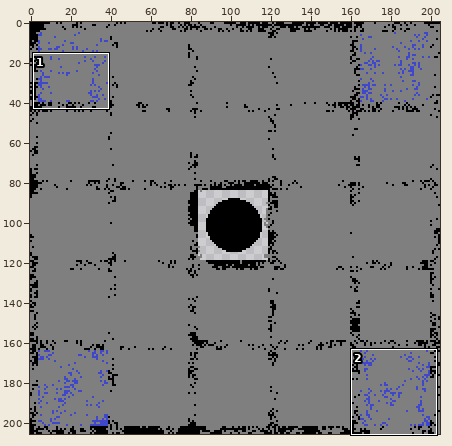
A sprite sheet gets an edit: images/cards/lost_maneuver.png. Above, an overview of the earlier version with the close-up marked.
Close-up. The starting point:
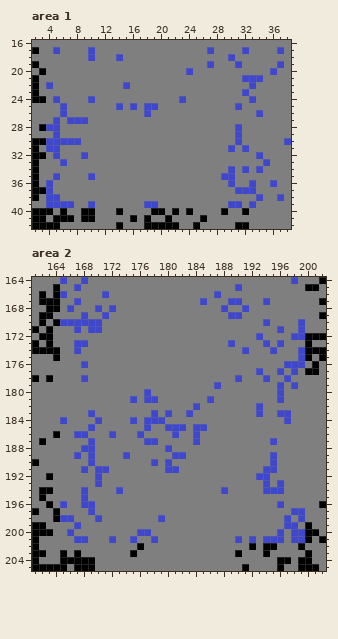
The file is 205x206 pixels. Shown: area 1: x 2..38, y 16..42; area 2: x 161..202, y 164..205. The commit also changed other parts of the picture, which this record leaves out.
Once edited:
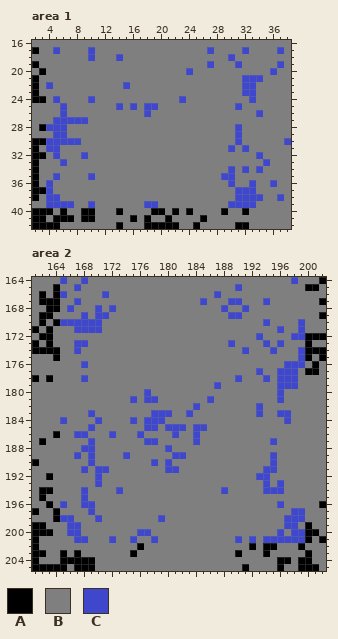
Palette (. is transparent): A #000000  B #7f7f7f  C #3f48cc
Change:
Area 1:
y 22: x 32 B -> C
y 23: x 33 B -> C
y 27..29: x 6 B -> C
y 38: x 31..33 BBB -> CCC
y 39: x 32 B -> C
Area 2:
y 169: x 170 B -> C
y 171: x 168 B -> C
y 177: x 197 B -> C
y 178: x 196 B -> C; x 198 B -> C
y 179: x 197 B -> C
y 183: x 179 B -> C
y 185: x 178 B -> C
y 198: x 198 B -> C
y 199: x 166 B -> C
y 200: x 167 B -> C
y 201: x 197 B -> C
Pixel boxes of the changes (left, top, right, bottom) in both close-ups:
changed: (242, 82, 256, 96)
changed: (60, 117, 67, 138)
changed: (235, 194, 256, 208)
changed: (81, 312, 102, 333)
changed: (277, 368, 298, 389)
changed: (151, 410, 165, 431)
changed: (284, 515, 298, 543)
changed: (67, 522, 81, 536)
